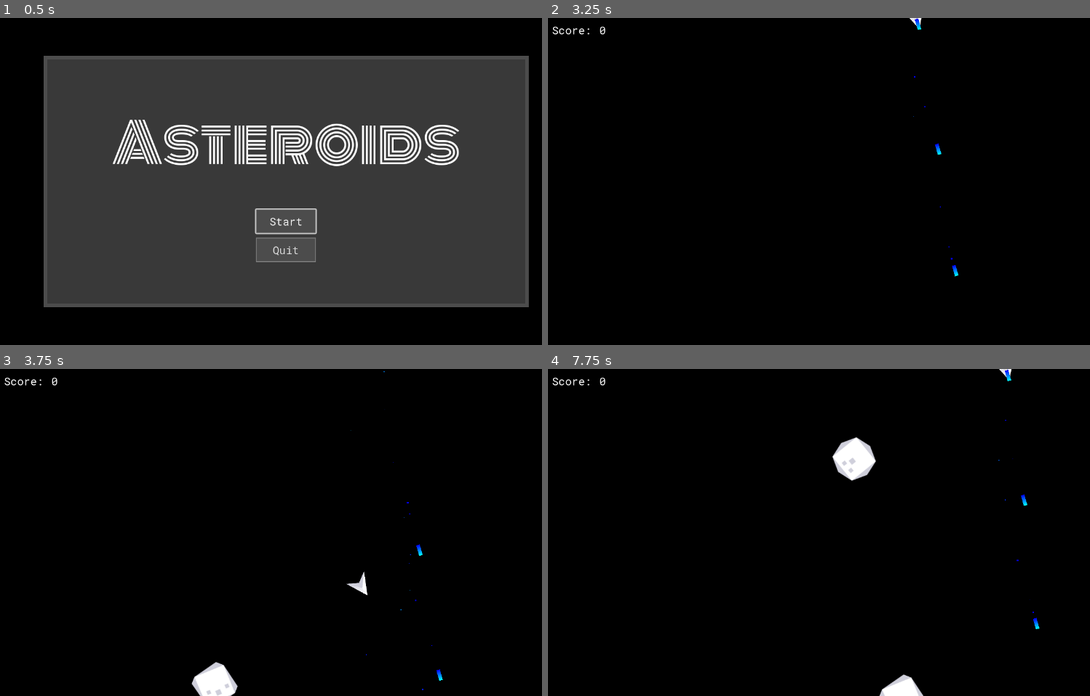
Above: before the commit, frames 1-4 (two rows, left to right).
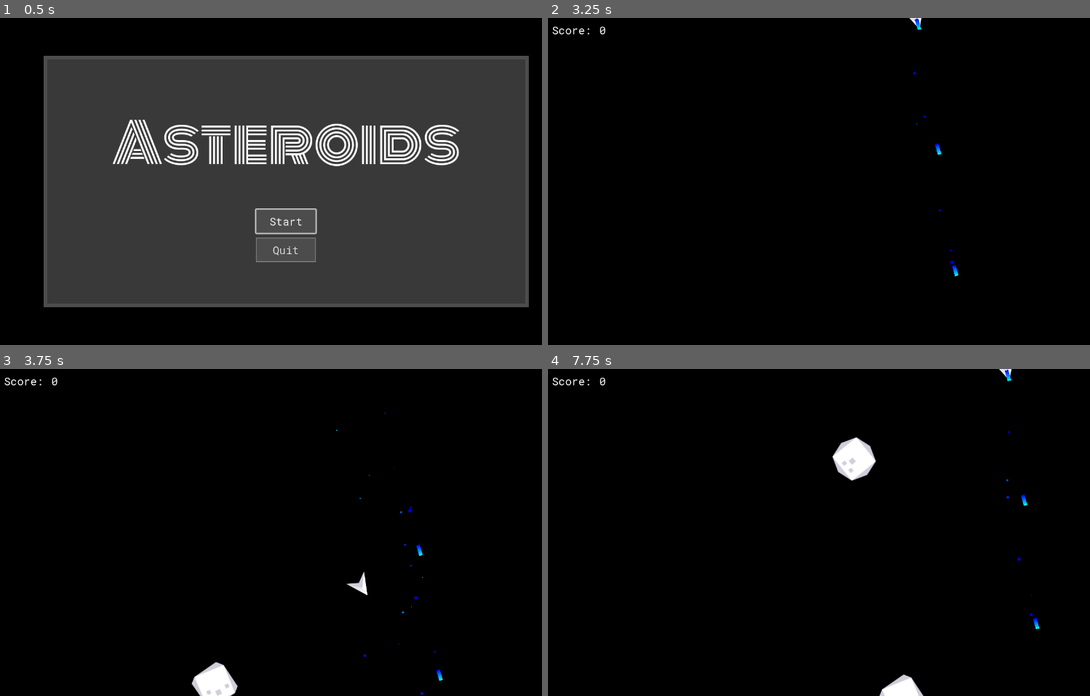
Above: after the commit, the same moments.

Repository: cdhumphreys/asteroids-godot
Game: Godot game, scene res://scenes/game.tscn
Same seed, same stepped clock (60 frames per second), same inputs: the game is played once before the commit and once after it.
Inputs:
- Up to frame 1 (0.5 s): no input
- Up to frame 2 (3.25 s): click "Start" at 0.5 s; tap Enter at 1.25 s; hold A (rotate_anticlockwise) 1.28-2.03 s; hold S (thrust_backward) from 1.28 s (still down); tap D (rotate_clockwise) at 2.1 s; hold Space (shoot) from 2.78 s (still down)
- Up to frame 3 (3.75 s): keep holding S (thrust_backward); release Space (shoot) at 3.53 s; tap A (rotate_anticlockwise) at 3.6 s
- Up to frame 4 (7.75 s): keep holding S (thrust_backward); hold D (rotate_clockwise) 4.28-5.03 s; tap Space (shoot) at 5.1 s; hold A (rotate_anticlockwise) 5.78-6.53 s; tap D (rotate_clockwise) at 6.6 s; hold Space (shoot) from 7.28 s (still down)

Frame 1 is identical in both runs. In frame 2, less than 0.1% of the frame differs, in the area x 67-76%, y 0-76%; in frame 3, less than 0.1%, in the area x 62-81%, y 0-100%; in frame 4, less than 0.1%.

Commit message:
Adding particles to bullets

Diff:
--- a/project.godot
+++ b/project.godot
@@ -25,6 +25,7 @@
 
 window/size/viewport_width=1280
 window/size/viewport_height=720
+window/size/always_on_top=true
 window/stretch/mode="viewport"
 window/stretch/aspect="expand"
 
--- a/scenes/bullet.tscn
+++ b/scenes/bullet.tscn
@@ -1,6 +1,7 @@
-[gd_scene load_steps=10 format=3 uid="uid://dmlk1t3ynpejw"]
+[gd_scene load_steps=11 format=3 uid="uid://dmlk1t3ynpejw"]
 
 [ext_resource type="Script" uid="uid://2q20bdghejhb" path="res://scripts/bullet.gd" id="1_mkf8s"]
+[ext_resource type="Texture2D" uid="uid://ilf34xe7wsh1" path="res://assets/effects/glowing_circle.png" id="2_y25gk"]
 
 [sub_resource type="Gradient" id="Gradient_mkf8s"]
 colors = PackedColorArray(0, 0, 1, 1, 0, 1, 1, 1)
@@ -20,7 +21,7 @@
 use_hdr = true
 
 [sub_resource type="Curve" id="Curve_mkf8s"]
-_data = [Vector2(0, 1), 0.0, 0.0, 0, 0, Vector2(1, 0.06017983), 0.0, 0.0, 0, 0]
+_data = [Vector2(0, 0.25830406), 0.0, 0.0, 0, 0, Vector2(1, 0.06017983), 0.0, 0.0, 0, 0]
 point_count = 2
 
 [sub_resource type="CurveTexture" id="CurveTexture_y25gk"]
@@ -28,13 +29,15 @@
 
 [sub_resource type="ParticleProcessMaterial" id="ParticleProcessMaterial_l5glv"]
 particle_flag_disable_z = true
+emission_shape = 3
+emission_box_extents = Vector3(1, 1, 1)
 initial_velocity_min = -1.0
 initial_velocity_max = 1.0
 gravity = Vector3(0, 0, 0)
 linear_accel_min = -2.2351742e-06
 linear_accel_max = 99.99999
+damping_max = 10.0
 scale_min = 0.0
-scale_max = 4.0
 scale_curve = SubResource("CurveTexture_y25gk")
 color_ramp = SubResource("GradientTexture1D_l5glv")
 
@@ -68,6 +71,7 @@
 material = SubResource("CanvasItemMaterial_y25gk")
 scale = Vector2(6.669513, 14.399999)
 amount = 10
+texture = ExtResource("2_y25gk")
 lifetime = 2.0
 speed_scale = 2.0
 randomness = 1.0
--- a/scenes/player.tscn
+++ b/scenes/player.tscn
@@ -8,7 +8,6 @@
 shoot_cooldown = 0.2
 
 [node name="ShipA" type="Sprite2D" parent="."]
-texture_filter = 1
 scale = Vector2(0.5, 0.5)
 texture = ExtResource("2_g2els")
 
@@ -18,5 +17,6 @@
 
 [node name="CollisionPolygon2D" type="CollisionPolygon2D" parent="."]
 unique_name_in_owner = true
+visible = false
 scale = Vector2(0.5, 0.5)
 polygon = PackedVector2Array(-46, 46, 0, -46, 48, 48, 0, 20)
Binary file added: assets/effects/glowing_circle.png
Not shown, added: assets/effects/glowing_circle.png.import
